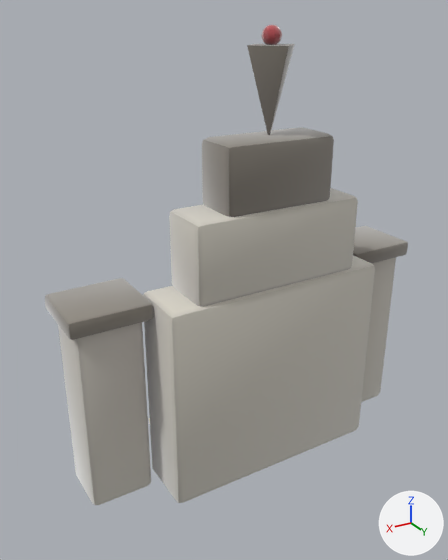
The glTF model assets/models/gates/527f3d3a.glb, before and after one commit.
Rendered twice from a 50 mm lens placed at (4.49, 6.9, 6.19), pointed at (0.18, -0.27, 2.6). Arrows for +X, +Y and +Z are at lower right; the lights stay in place. The picture after the commit comes second. Vertices at exactly the same position are counted once.

The first picture shows 'gate_527f3d3a'.
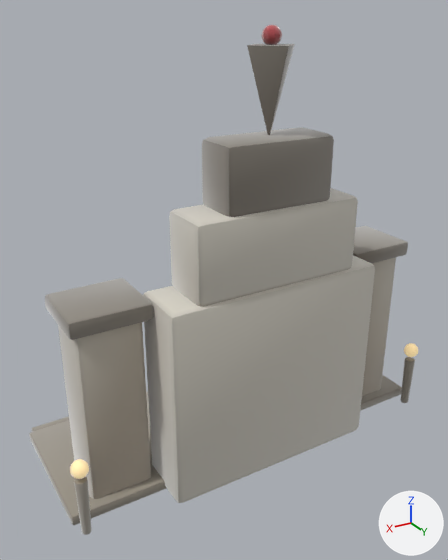
Edits to the bpy script that builds the scene:
```text
Add mat_clay__9e978a_0_93:
    mat_clay__9e978a_0_93 = bpy.data.materials.new('clay_#9E978A_0.93_-')
    # nodes: BsdfPrincipled, Mix, OutputMaterial, VertexColor
    # colours: grey #9e978a, mixed with the vertex colours
Add mat_clay__ffe2a8_0_95__ffe2a8:
    mat_clay__ffe2a8_0_95__ffe2a8 = bpy.data.materials.new('clay_#FFE2A8_0.95_#FFE2A8')
    # nodes: BsdfPrincipled, Mix, OutputMaterial, VertexColor
    # colours: beige #bca67a, beige #ffe2a8, mixed with the vertex colours
Add mat_clay__b9b2a2_0_93:
    mat_clay__b9b2a2_0_93 = bpy.data.materials.new('clay_#B9B2A2_0.93_-')
    # nodes: BsdfPrincipled, Mix, OutputMaterial, VertexColor
    # colours: grey #b9b2a2, mixed with the vertex colours
Change me_gate_527f3d3a:
    used by ob_gate_527f3d3a; location = (0.0, 0.0, 0.0)
    remove me_gate_527f3d3a.from_pydata(...)  # 950 vertices, 1832 faces; spans x -2.75..2.75, y -1.0..0.95, z 0.0..6.07
    add me_gate_527f3d3a.from_pydata(...)  # 1450 vertices, 2804 faces; spans x -2.99..2.99, y -1.71..0.95, z 0.0..6.07
    me_gate_527f3d3a part 1: the loose piece of 52 vertices spanning x -0.12..0.12, y 0.39..0.61, z 5.83..6.07 is copied, and the copy is moved by (-2.86, 0.22, -4.93), in mat_clay__ffe2a8_0_95__ffe2a8; it spans x -2.98..-2.74, y 0.61..0.84, z 0.9..1.14
    me_gate_527f3d3a part 2: the loose piece of 52 vertices spanning x -0.12..0.12, y 0.39..0.61, z 5.83..6.07 is copied, and the copy is moved by (2.86, 0.22, -4.93), in mat_clay__ffe2a8_0_95__ffe2a8; it spans x 2.74..2.98, y 0.61..0.83, z 0.9..1.14
    me_gate_527f3d3a part 3: a new loose piece of 114 vertices spanning x -2.94..-2.78, y 0.64..0.8, z 0.0..0.86, in mat_clay__9e978a_0_93
    me_gate_527f3d3a part 4: a new loose piece of 114 vertices spanning x 2.78..2.94, y 0.64..0.8, z 0.0..0.86, in mat_clay__9e978a_0_93
    me_gate_527f3d3a part 5: a new loose piece of 56 vertices spanning x -2.99..2.99, y -1.55..0.55, z 0.0..0.16, in mat_clay__9e978a_0_93
    me_gate_527f3d3a part 6: a new loose piece of 56 vertices spanning x -2.92..2.92, y -1.71..-1.37, z 0.0..0.12, in mat_clay__9e978a_0_93
    me_gate_527f3d3a part 7: 1721 kept faces spanning x -2.75..2.75, y -1.0..0.95, z 0.0..6.01 get new vertex colours; the middle colour goes from light grey #d6d4d8 to light grey #c7c0bb
    other edits to the shape of me_gate_527f3d3a do not show in these pictures
    add me_gate_527f3d3a.materials.append(mat_clay__9e978a_0_93)
    add me_gate_527f3d3a.materials.append(mat_clay__b9b2a2_0_93)
    add me_gate_527f3d3a.materials.append(mat_clay__ffe2a8_0_95__ffe2a8)
```

What differs and where, as boxes (x1, y1, x2, y2) in the pictures (448 x 560 px):
'gate_527f3d3a', reshaped (7% wider, 6% taller)
    before: (45, 25, 408, 505)
    after: (29, 25, 418, 535)
part 1 of me_gate_527f3d3a, added
    after: (404, 343, 418, 357)
part 2 of me_gate_527f3d3a, added
    after: (70, 459, 89, 479)
part 3 of me_gate_527f3d3a, added
    after: (401, 357, 415, 403)
part 4 of me_gate_527f3d3a, added
    after: (74, 477, 92, 535)
part 5 of me_gate_527f3d3a, added
    after: (29, 375, 402, 525)
part 6 of me_gate_527f3d3a, added (mostly hidden)
    after: (32, 391, 148, 432)
part 7 of me_gate_527f3d3a, edited (looks the same)
    both: (45, 30, 408, 503)
